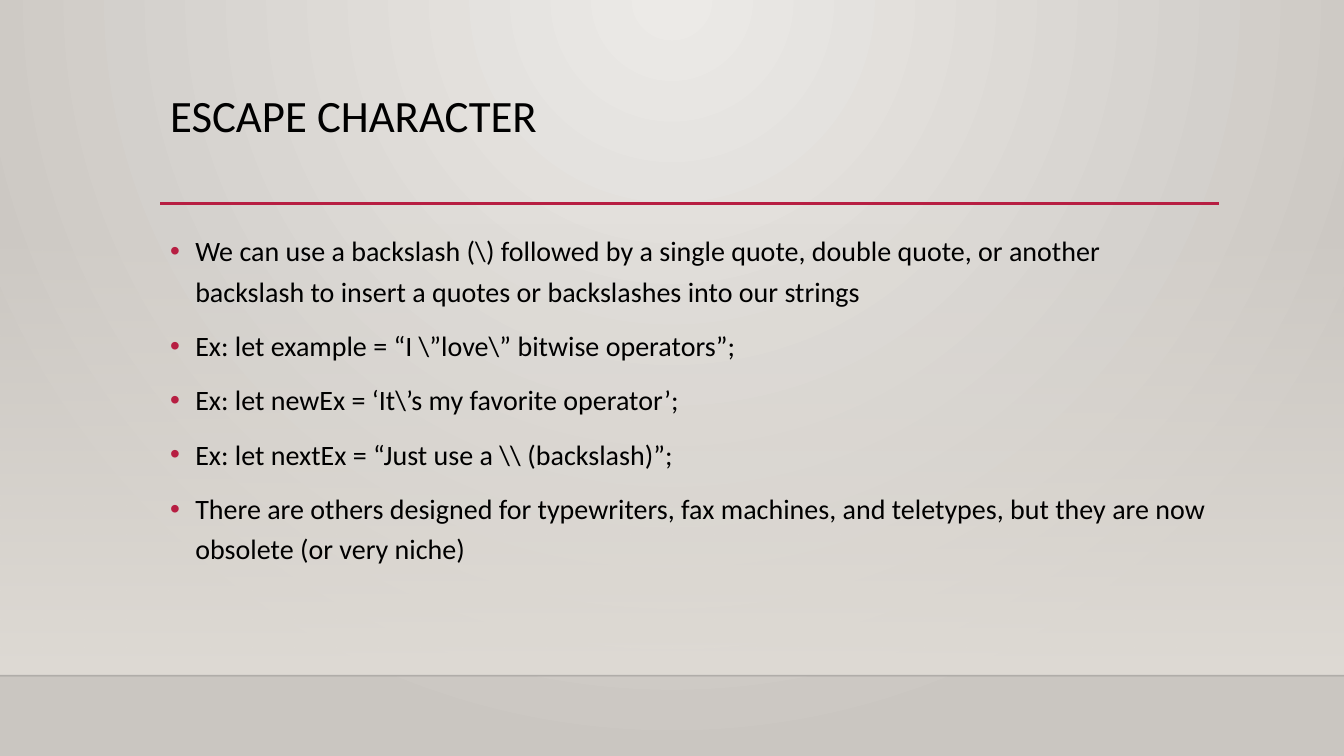
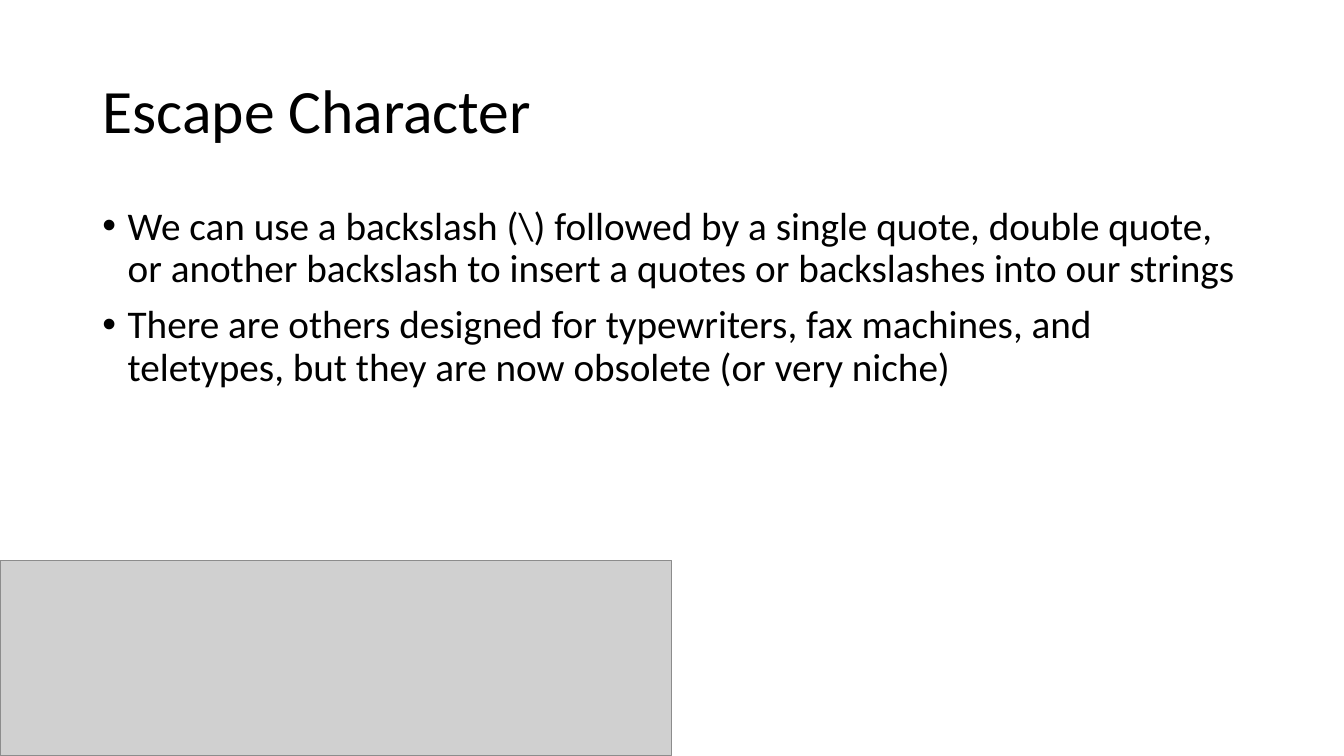
Before and after one commit to YWCANWIL-TechLab/Module4-DataTypes-Day1, a slide deck: slide 4 of slides/Strings.pptx. Drawn at 1344x756 pixels with LibreOffice and Linux fonts; fonts in the diff are those of the drawing; grey boxes stand for pictures; background and template pictures are left out. Boxes give left, top, right and bottom in pixels: in the first picture for what was removed or moved away, otherwise in the second. Text is boxed around its words. In the diff, an @@ line names an element or a change of style, - is before the commit and + after.

```diff
--- a/slides/Strings.pptx
+++ b/slides/Strings.pptx
@@ background gradient #ECEAE7 to #CAC7C1 to #FFFFFF @@
@@ title "Escape Character" at [102,90,531,143]: vertical alignment top to middle @@
@@ title at [102,90,531,143]: text changed; size 32 to 44 pt @@
-ESCAPE CHARACTER
+Escape Character
@@ text "We can use a backslash ...": place and size @@
-text "We can use a backslash ..." at [195,241,1204,564]
+text "We can use a backslash ..." at [128,212,1234,388]
@@ text "We can use a backslash ..." at [128,212,1234,388]: size 20 to 28 pt; line spacing 1.2 to 0.9 @@
@@ line removed from (160, 204) to (1220, 204) @@
@@ rectangle removed at [0,223,1344,676] @@
@@ text at [195,336,735,469]: paragraphs removed @@
-• Ex: let example = “I \”love\” bitwise operators”;
-• Ex: let newEx = ‘It\’s my favorite operator’;
-• Ex: let nextEx = “Just use a \\ (backslash)”;
@@ picture added at [0,561,673,756] @@
@@ line removed from (0, 676) to (1344, 676) @@
```
Also in this commit, not shown: 38 other slides changed, 1 slide added, 1 slide removed, 4 other files.
